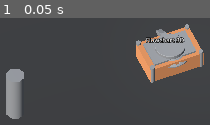
Above: before the commit, frame 1.
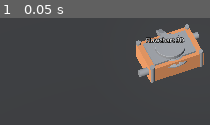
Above: after the commit, the same moment.

Repository: PranjalMaithani/flowchart-3d
Game: Godot game, scene res://Scenes/flowchart_scene.tscn
The game is run twice, just before and just after one commit, with the same random seed, the same clock (stepped at 60 frames per second) and the same inputs.
Inputs:
- Up to frame 1 (0.05 s): no input

The runs differ from the first frame. In frame 1, 3.8% of the frame differs, in the area x 2-95%, y 13-95%.

Commit message:
plug in/out placeholders

Diff:
--- a/Components/ContainerBox/ContainerBox.tscn
+++ b/Components/ContainerBox/ContainerBox.tscn
@@ -1,17 +1,19 @@
-[gd_scene load_steps=9 format=3 uid="uid://pwytv1htyylm"]
+[gd_scene load_steps=11 format=3 uid="uid://pwytv1htyylm"]
 
 [ext_resource type="Script" path="res://src/container/container_box.gd" id="1_h6xbw"]
 [ext_resource type="Material" uid="uid://b4k4y5oskkgcg" path="res://Materials/container_default.tres" id="2_2ooh6"]
 [ext_resource type="ArrayMesh" uid="uid://c4g2r8grndjii" path="res://Models/cap.obj" id="3_7uyt8"]
 [ext_resource type="PackedScene" uid="uid://bjhn2vl882fmd" path="res://Components/ContainerBox/ContainerGrabber.tscn" id="4_pqu1q"]
 [ext_resource type="PackedScene" uid="uid://cryyf8m3gnfrs" path="res://Components/ContainerBox/ContainerResizer.tscn" id="5_7jdvj"]
-[ext_resource type="PackedScene" uid="uid://dn37yfsub6u2l" path="res://Components/TextContainer.tscn" id="6_kbu4l"]
+[ext_resource type="PackedScene" uid="uid://dn37yfsub6u2l" path="res://Components/ContainerBox/TextContainer.tscn" id="6_kbu4l"]
+[ext_resource type="PackedScene" uid="uid://umio61skacvx" path="res://Components/ContainerBox/PlugOut.tscn" id="7_ccnpv"]
+[ext_resource type="PackedScene" uid="uid://b47tyrqs0w3kr" path="res://Components/ContainerBox/PlugIn.tscn" id="8_xnbbf"]
 
 [sub_resource type="BoxMesh" id="BoxMesh_v2erc"]
 lightmap_size_hint = Vector2i(6, 10)
 size = Vector3(3, 1, 2)
 
-[sub_resource type="ViewportTexture" id="ViewportTexture_ywuta"]
+[sub_resource type="ViewportTexture" id="ViewportTexture_4tx74"]
 viewport_path = NodePath("SubViewport")
 
 [node name="ContainerBox" type="Node3D"]
@@ -47,9 +49,12 @@
 cursor_shape = 11
 z = -1
 
-[node name="Node3D" type="Node3D" parent="."]
-transform = Transform3D(1, 0, 0, 0, 1, 0, 0, 0, 1, -1.52203, 0.844432, -1.00693)
-
 [node name="TextContainer" parent="." instance=ExtResource("6_kbu4l")]
 transform = Transform3D(1.97316, 0, 0, 0, -8.59711e-08, 1, 0, -1.96679, -4.37114e-08, 0, 1.55138, 0)
-texture = SubResource("ViewportTexture_ywuta")
+texture = SubResource("ViewportTexture_4tx74")
+
+[node name="PlugOut" parent="." instance=ExtResource("7_ccnpv")]
+transform = Transform3D(1, 0, 0, 0, 1, 0, 0, 0, 1, 1.64959, 0.685506, -0.498506)
+
+[node name="PlugIn" parent="." instance=ExtResource("8_xnbbf")]
+transform = Transform3D(1, 0, 0, 0, 1, 0, 0, 0, 1, -1.73953, 0.557374, 0.60319)
--- /dev/null
+++ b/Components/ContainerBox/PlugIn.tscn
@@ -0,0 +1,19 @@
+[gd_scene load_steps=3 format=3 uid="uid://b47tyrqs0w3kr"]
+
+[sub_resource type="CylinderMesh" id="CylinderMesh_y084u"]
+top_radius = 0.2
+bottom_radius = 0.2
+
+[sub_resource type="BoxShape3D" id="BoxShape3D_panyn"]
+size = Vector3(0.533994, 0.403527, 0.401322)
+
+[node name="PlugIn" type="Node3D"]
+
+[node name="MeshInstance3D" type="MeshInstance3D" parent="."]
+transform = Transform3D(-4.37827e-08, -0.268058, 0, 1.00163, -1.17172e-08, 0, 0, 0, 1.00163, 0, 0, 0)
+mesh = SubResource("CylinderMesh_y084u")
+
+[node name="Area3D" type="Area3D" parent="."]
+
+[node name="CollisionShape3D" type="CollisionShape3D" parent="Area3D"]
+shape = SubResource("BoxShape3D_panyn")
--- /dev/null
+++ b/Components/ContainerBox/PlugOut.tscn
@@ -0,0 +1,21 @@
+[gd_scene load_steps=4 format=3 uid="uid://umio61skacvx"]
+
+[ext_resource type="Script" path="res://src/container/plug_out.gd" id="1_d73lp"]
+
+[sub_resource type="CylinderMesh" id="CylinderMesh_hnyx7"]
+
+[sub_resource type="BoxShape3D" id="BoxShape3D_pdbnb"]
+size = Vector3(0.342671, 0.340738, 0.329887)
+
+[node name="PlugOut" type="Node3D"]
+script = ExtResource("1_d73lp")
+
+[node name="MeshInstance3D" type="MeshInstance3D" parent="."]
+transform = Transform3D(-7.6932e-09, 0.176, 0, -0.34408, -1.50402e-08, 0, 0, 0, 0.34408, 0, 0, 0)
+mesh = SubResource("CylinderMesh_hnyx7")
+
+[node name="Area3D" type="Area3D" parent="."]
+unique_name_in_owner = true
+
+[node name="CollisionShape3D" type="CollisionShape3D" parent="Area3D"]
+shape = SubResource("BoxShape3D_pdbnb")
--- a/Scenes/flowchart_scene.tscn
+++ b/Scenes/flowchart_scene.tscn
@@ -31,16 +31,13 @@
 }
 point_count = 3
 
-[sub_resource type="TubeTrailMesh" id="TubeTrailMesh_jkpjv"]
-section_length = 1.185
-
 [node name="flowchart_scene" type="Node3D"]
 
 [node name="WorldEnvironment" type="WorldEnvironment" parent="."]
 environment = SubResource("Environment_ldxxl")
 
 [node name="Floor" type="MeshInstance3D" parent="."]
-transform = Transform3D(1.58357, 0, 0, 0, 1, 0, 0, 0, 1, 6.11342, 0, 14.7283)
+transform = Transform3D(0.951726, 0, 0, 0, 0.601, 0, 0, 0, 0.601, 6.11342, 0, 0.836246)
 mesh = SubResource("PlaneMesh_yinng")
 
 [node name="StaticBody3D" type="StaticBody3D" parent="Floor"]
@@ -75,14 +72,6 @@
 spot_range = 15.0
 spot_angle = 32.3512
 
-[node name="Node3D" type="Node3D" parent="."]
-transform = Transform3D(1, 0, 0, 0, 1, 0, 0, 0, 1, 4.62388, 1.04806, -4.57963)
-
 [node name="Path3D" type="Path3D" parent="."]
 transform = Transform3D(1, 0, 0, 0, 1, 0, 0, 0, 1, -8.778, 0, 0)
 curve = SubResource("Curve3D_b6mxa")
-
-[node name="MeshInstance3D" type="MeshInstance3D" parent="."]
-transform = Transform3D(1, 0, 0, 0, 1, 0, 0, 0, 1, -8.778, 0, 0)
-mesh = SubResource("TubeTrailMesh_jkpjv")
-skeleton = NodePath("../Path3D")
--- a/src/AppManager/app_manager.gd
+++ b/src/AppManager/app_manager.gd
@@ -3,3 +3,4 @@
 
 @export var ground_plane: Node3D
 @export var camera: Camera3D
+var active_object: Node
--- /dev/null
+++ b/src/container/plug_in.gd
@@ -0,0 +1,11 @@
+extends Node3D
+
+@onready var area: Area3D = %Area3D
+#TODO: remove dependency from flowchart_scene node
+@onready var app_manager: AppManager = get_node("/root/flowchart_scene/AppManager") as AppManager
+
+func _ready():
+    pass
+
+func _process(delta):
+    pass
--- /dev/null
+++ b/src/container/plug_out.gd
@@ -0,0 +1,13 @@
+extends Node3D
+const DrawCurve = preload('../curves/draw_curve.gd')
+
+@onready var draw_curve: DrawCurve = %DrawCurve
+@onready var area: Area3D = %Area3D
+#TODO: remove dependency from flowchart_scene node
+@onready var app_manager: AppManager = get_node("/root/flowchart_scene/AppManager") as AppManager
+
+func _ready():
+    pass
+
+func _process(delta):
+    pass
--- /dev/null
+++ b/src/curves/draw_curve.gd
@@ -0,0 +1,15 @@
+extends Node3D
+const DragAndDrop = preload('../ui/drag_and_drop.gd')
+const CurveMesh3D = preload('res://addons/curvemesh3d/curvemesh3d.gd')
+var curve: Curve3D
+var curveMesh: CurveMesh3D
+var drag_and_drop: DragAndDrop
+
+func _ready():
+    curve = Curve3D.new()
+    for n in 1:
+        curve.add_point(position + Vector3.ONE * n)
+
+func draw_curve(from: Vector3, to: Vector3):
+    curve.set_point_position(0, from)
+    curve.set_point_position(1, to)
--- a/src/curves/temp_curve.gd
+++ /dev/null
@@ -1,6 +0,0 @@
-const CurveMesh3D = preload('res://addons/curvemesh3d/curvemesh3d.gd')
-var path: Path3D
-var curve3D: CurveMesh3D
-
-func draw_curve(from: Vector3, to: Vector3):
-    pass
--- a/src/ui/drag_and_drop.gd
+++ b/src/ui/drag_and_drop.gd
@@ -50,8 +50,6 @@
     is_dragging = event.is_pressed()
     if(is_dragging):
         update_mouse_position()
-    if(was_dragging && !is_dragging && on_stop_dragging):
-        on_stop_dragging.call()
 
     was_dragging = is_dragging
 
@@ -63,6 +61,7 @@
         if(on_stop_dragging):
             on_stop_dragging.call()
         return
+
     if(!UIHelpers.is_left_mouse_click(event)):
         return
     handle_dragging(event)
Not shown: 2 places in Components/ContainerBox/TextContainer.tscn that only renumber resources
Not shown: 1 places in Scenes/flowchart_scene.tscn that only renumber resources
